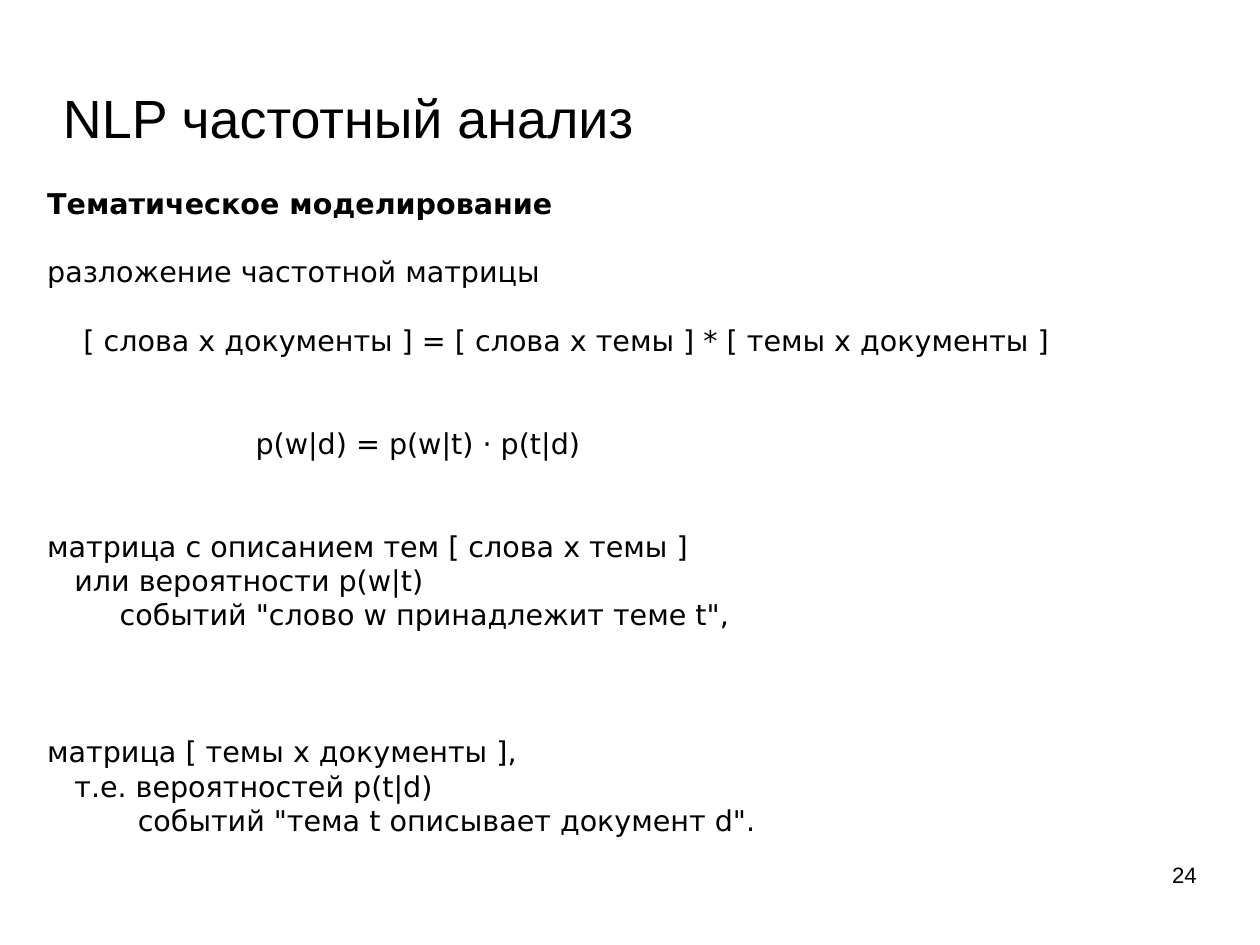
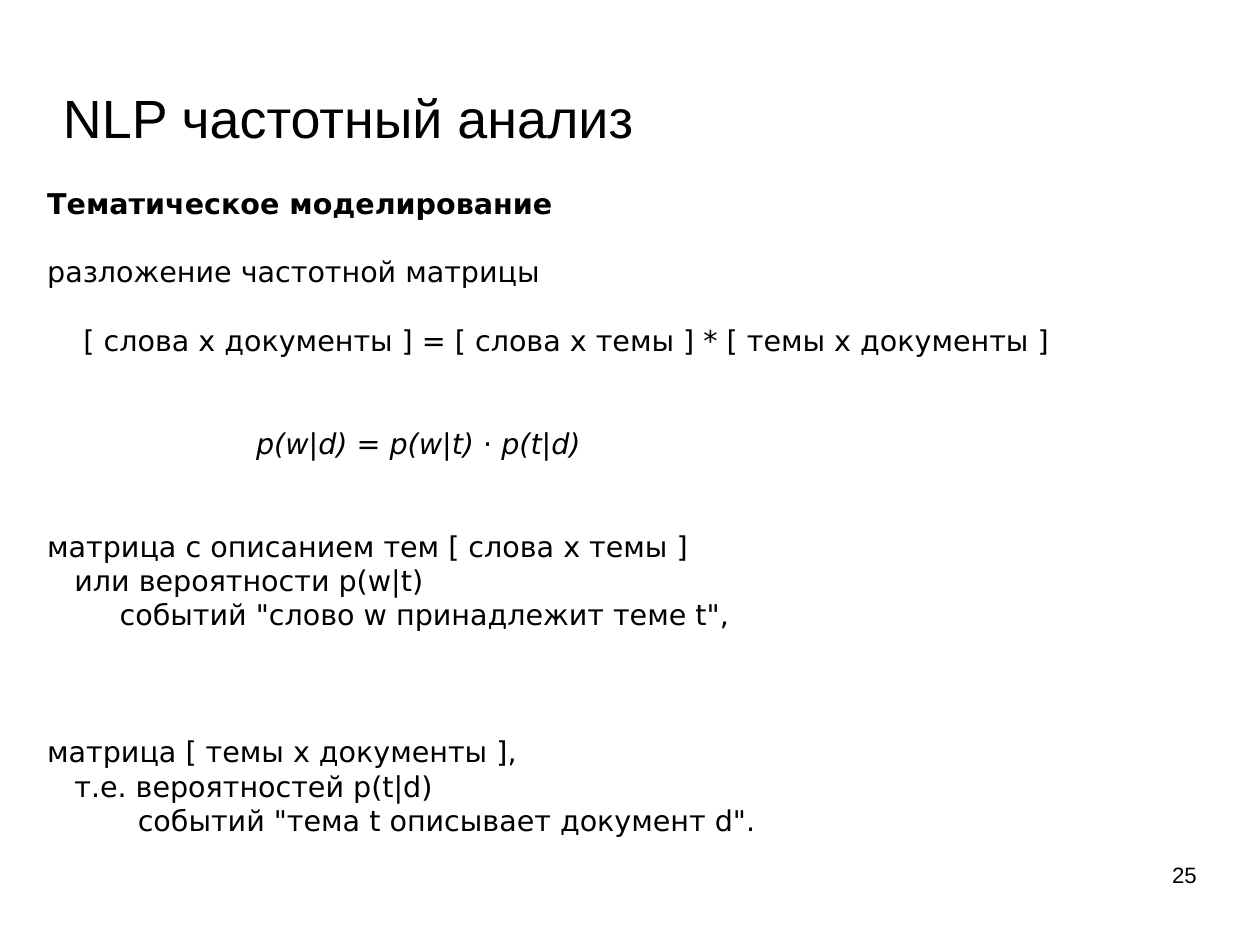
Before and after one commit to mechanoid5/ml_lectorium_legacy, a slide deck: slide 25 of 16-text-tfidf.odp (slide 24 before the commit). Drawn at 1260x945 pixels with LibreOffice and Linux fonts; fonts in the diff are those of the drawing; background and template pictures are left out. Boxes give left, top, right and bottom in pixels: in the first picture for what was removed or moved away, otherwise in the second. Text is boxed around its words. In the diff, an @@ line names an element or a change of style, - is before the commit and + after.

```diff
--- a/16-text-tfidf.odp
+++ b/16-text-tfidf.odp
@@ text at box(256, 432, 580, 460): italic on in "p(w|d) = p(w|t) ⋅ p(t|d)" @@
@@ page number at box(1172, 867, 1197, 884): text changed @@
-24
+25
```
Also in this commit, not shown: 1 other slide changed, 1 slide added.
